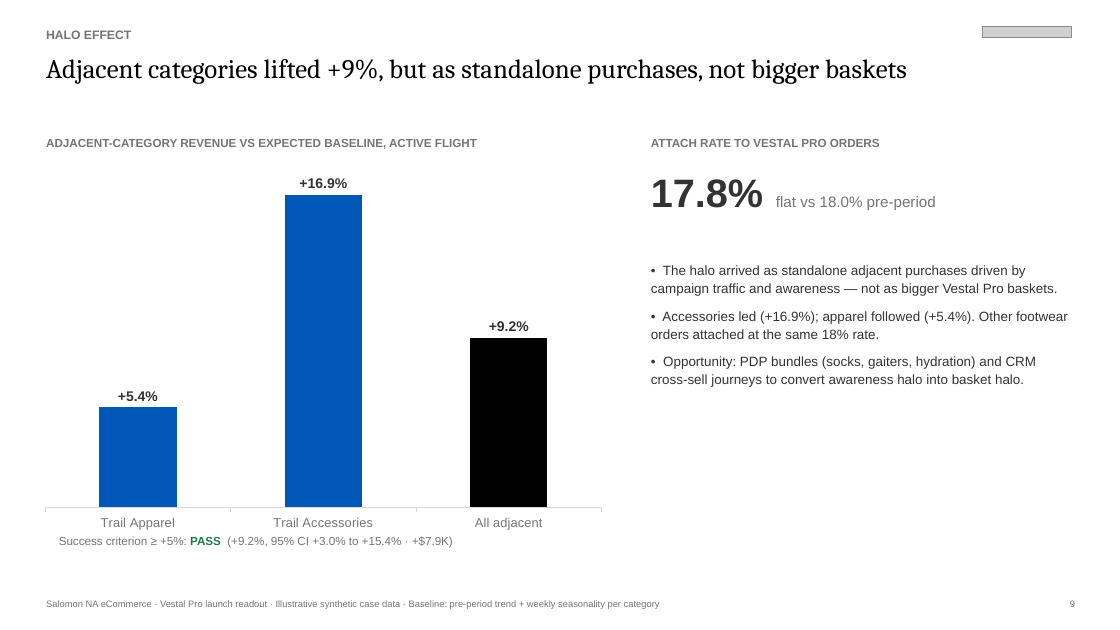
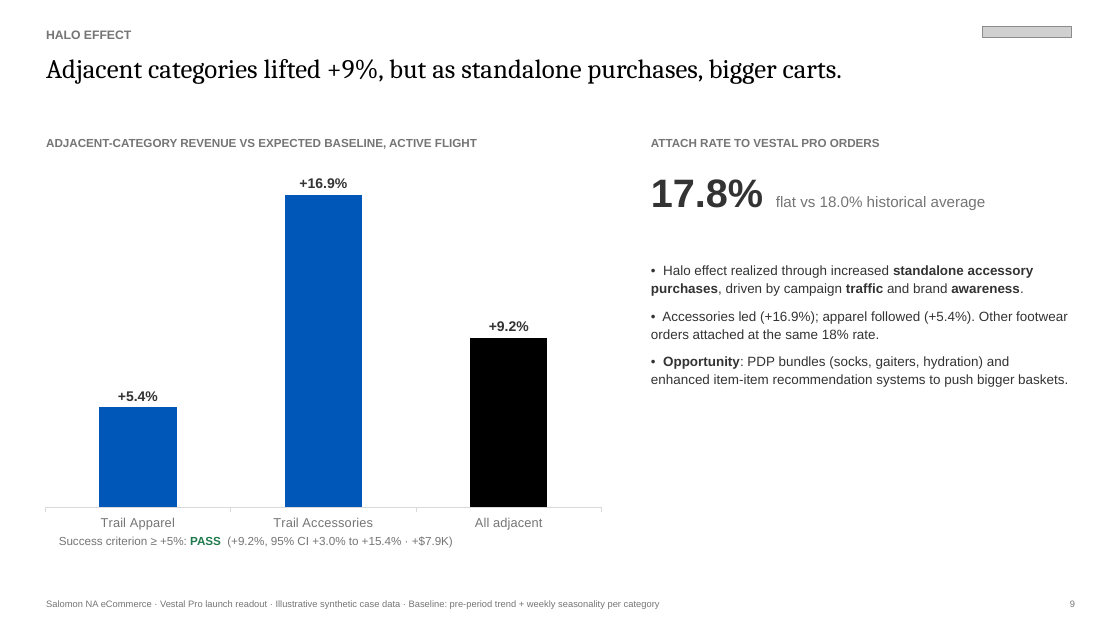
Before and after one commit to andersone17/salomon_case, a slide deck: slide 9 of deliverables/VestalPro_Campaign_Readout.pptx (slide 8 before the commit). Drawn at 1120x630 pixels with LibreOffice and Linux fonts; fonts in the diff are those of the drawing; grey boxes stand for pictures. Boxes give left, top, right and bottom in pixels: in the first picture for what was removed or moved away, otherwise in the second. Text is boxed around its words. In the diff, an @@ line names an element or a change of style, - is before the commit and + after.

```diff
--- a/deliverables/VestalPro_Campaign_Readout.pptx
+++ b/deliverables/VestalPro_Campaign_Readout.pptx
@@ text at (x1=46, y1=59, x2=842, y2=84): text changed @@
-Adjacent categories lifted +9%, but as standalone purchases, not bigger baskets
+Adjacent categories lifted +9%, but as standalone purchases, bigger carts.
@@ text at (x1=651, y1=179, x2=986, y2=210): text changed @@
-17.8% flat vs 18.0% pre-period
+17.8% flat vs 18.0% historical average
@@ text at (x1=651, y1=265, x2=1034, y2=296): text changed @@
-• The halo arrived as standalone adjacent purchases driven by campaign traffic and awareness — not as bigger Vestal Pro baskets.
+• Halo effect realized through increased standalone accessory purchases, driven by campaign traffic and brand awareness.
@@ text at (x1=651, y1=356, x2=1068, y2=387): text changed @@
-• Opportunity: PDP bundles (socks, gaiters, hydration) and CRM cross-sell journeys to convert awareness halo into basket halo.
+• Opportunity: PDP bundles (socks, gaiters, hydration) and enhanced item-item recommendation systems to push bigger baskets.
```
Also in this commit, not shown: 1 other slide changed, 2 slides added, 8 other files.
